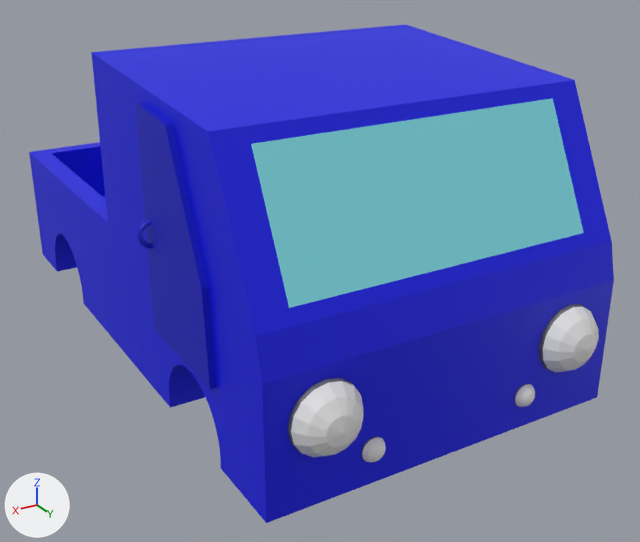
The Blender file assets/models/transport/car.blend: old version first, new version second.
Before and after are seen from a 50 mm lens placed at (3.79, 7.0, 4.51), pointed at (-0.48, -0.13, 0.95). The axes (+X, +Y, +Z) are drawn at lower left. The lights are the same throughout.
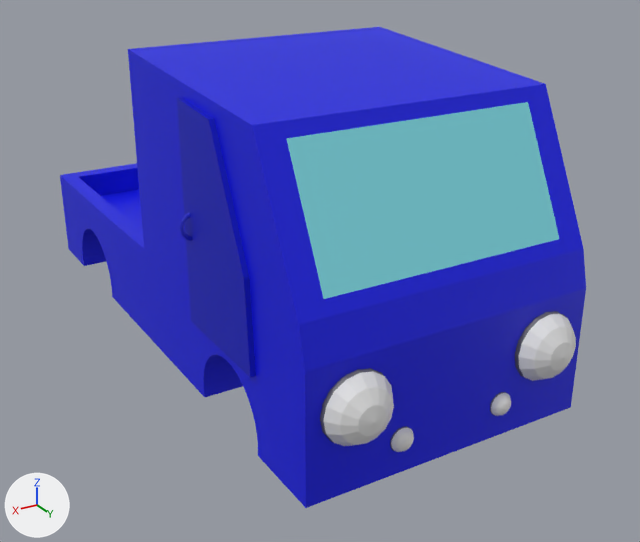
Boxes [x1, y1, x2, y2] around the edits, measured in the pictures (640 x 542 px; the box of a moved part takes in the faces that stretch with it):
'body', reshaped, rescaled (10% narrower): before [29, 25, 614, 523]; after [60, 27, 586, 508]
'Sphere.001', moved: before [287, 378, 364, 457]; after [320, 368, 394, 446]
'Sphere', moved: before [539, 304, 599, 373]; after [515, 311, 576, 381]
part 1 of me_cube_002, moved or reshaped: before [29, 52, 266, 522]; after [60, 50, 306, 508]

Edits to the bpy script that builds the scene:
```text
Change me_cube_002:
    where me_cube_002.from_pydata(...)  # 355 vertices, 281 faces; spans x -1.1..1.1, y -1.17..1.0, z -1.0..3.41
    used by ob_body; location = (0.0, 0.0, 1.17); scale = (1.59, 2.61, 0.623)
    me_cube_002 part 1: all 16 vertices in x -1.0..1.0, y -1.17..-0.13, z 1.0..1.02 are moved by (0.0, 0.0, -0.51)
Change ob_body:
    ob_body.scale: (1.59, 2.61, 0.623) -> (1.28, 2.61, 0.623)
Change ob_sphere:
    ob_sphere.location: (-1.12, 2.53, 1.24) -> (-0.87, 2.53, 1.24)
Change ob_sphere_001:
    ob_sphere_001.location: (1.12, 2.53, 1.24) -> (0.87, 2.53, 1.24)
```
